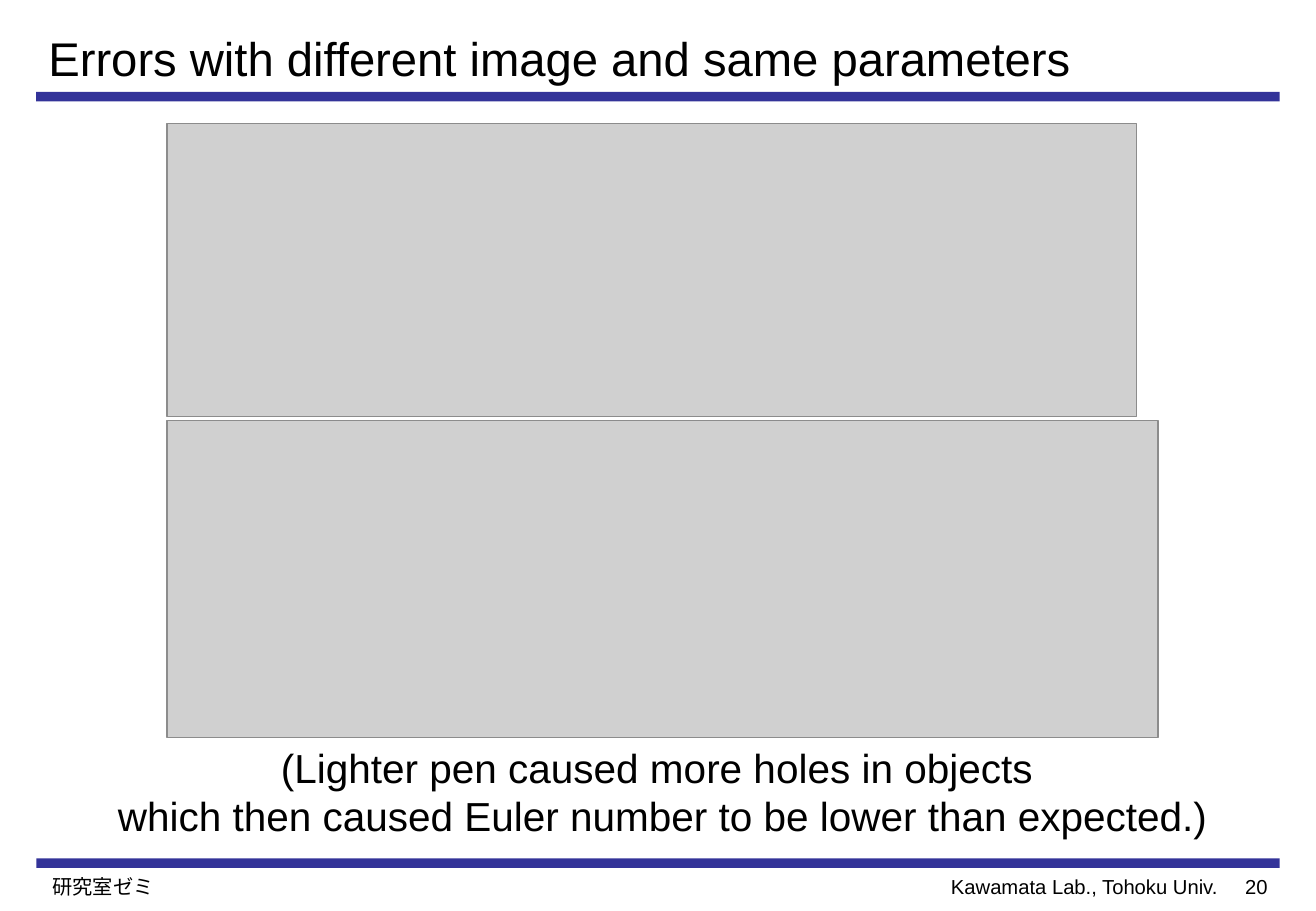
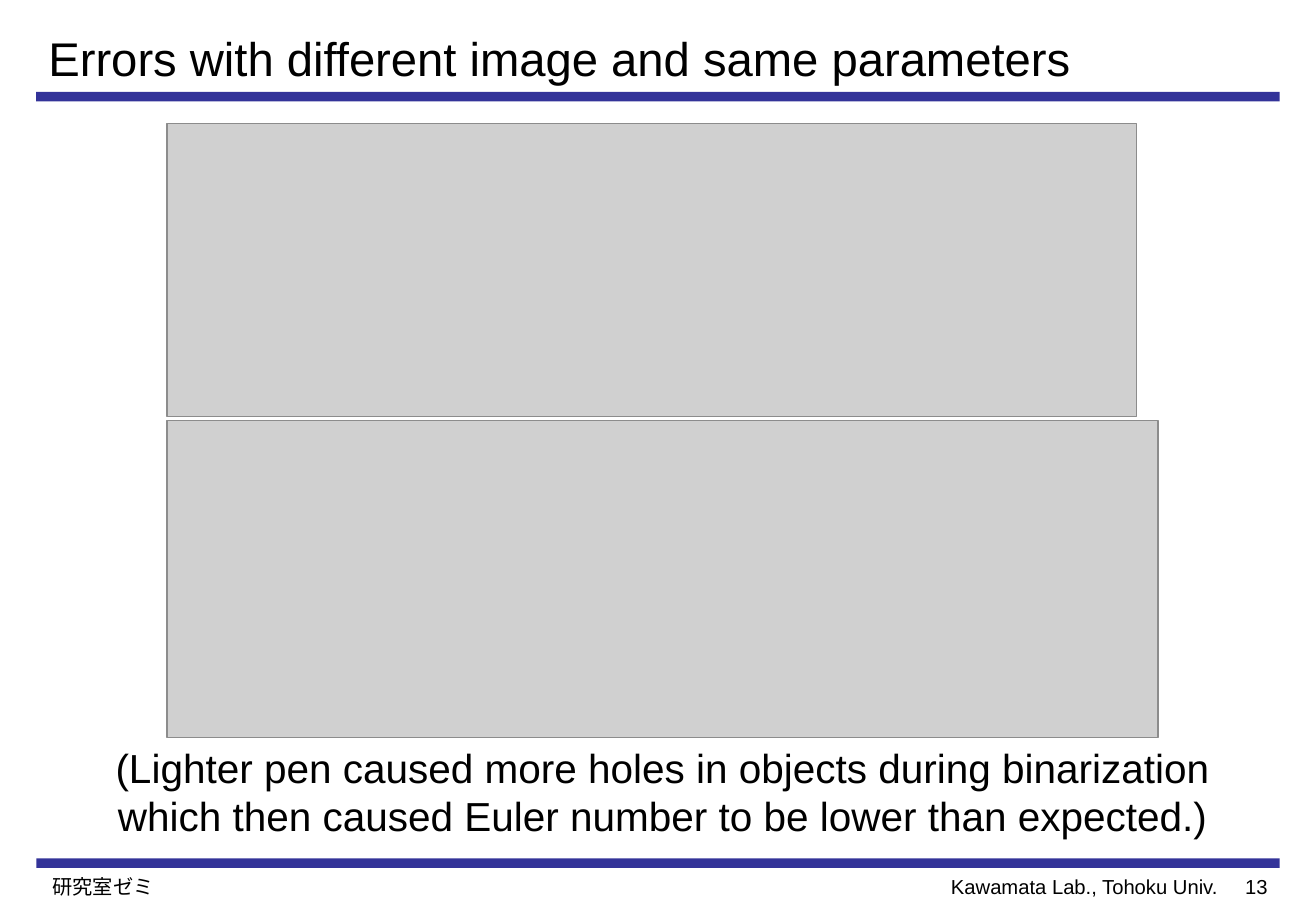
Before and after one commit to Perttu-/Handwriting-recognition, a slide deck: slide 14 of reports & presentations/Preprocessing and Feature Extraction for.pptx (slide 21 before the commit). Drawn at 1316x911 pixels with LibreOffice and Linux fonts; fonts in the diff are those of the drawing; grey boxes stand for pictures. Boxes give left, top, right and bottom in pixels: in the first picture for what was removed or moved away, otherwise in the second. Text is boxed around its words. In the diff, an @@ line names an element or a change of style, - is before the commit and + after.

```diff
--- a/reports & presentations/Preprocessing and Feature Extraction for.pptx
+++ b/reports & presentations/Preprocessing and Feature Extraction for.pptx
@@ text at box(116, 753, 1209, 790): text changed @@
-(Lighter pen caused more holes in objects
+(Lighter pen caused more holes in objects during binarization
@@ page number at box(1245, 880, 1267, 895): text changed @@
-20
+13
```
Also in this commit, not shown: 7 other slides changed, 7 slides removed, 56 other files.
